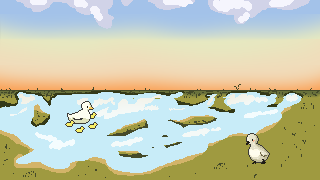
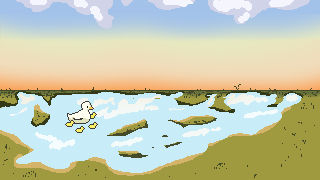
Comparing the layer stacks of the two 320 × 180 images. Changes:
removed layer "bird" from group "object" over [246, 133, 270, 164]
hid "Background" over [246, 133, 270, 164]
